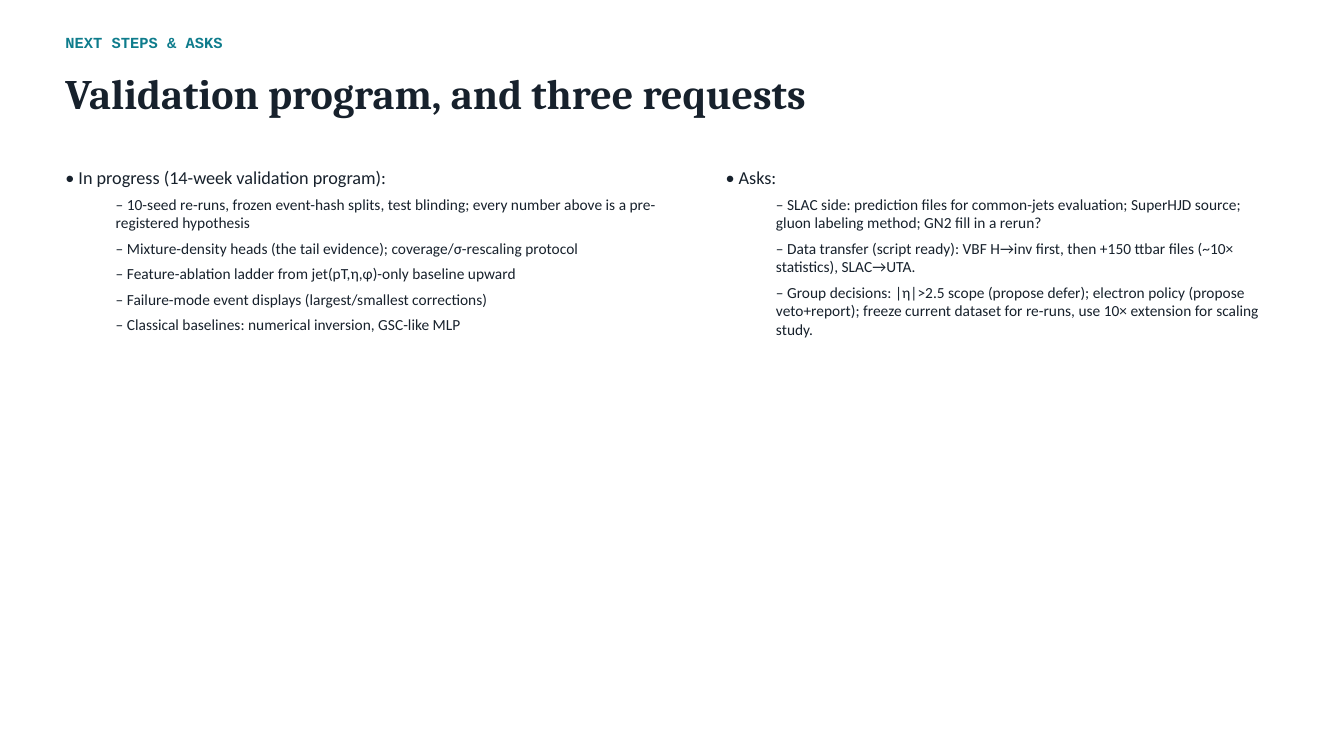
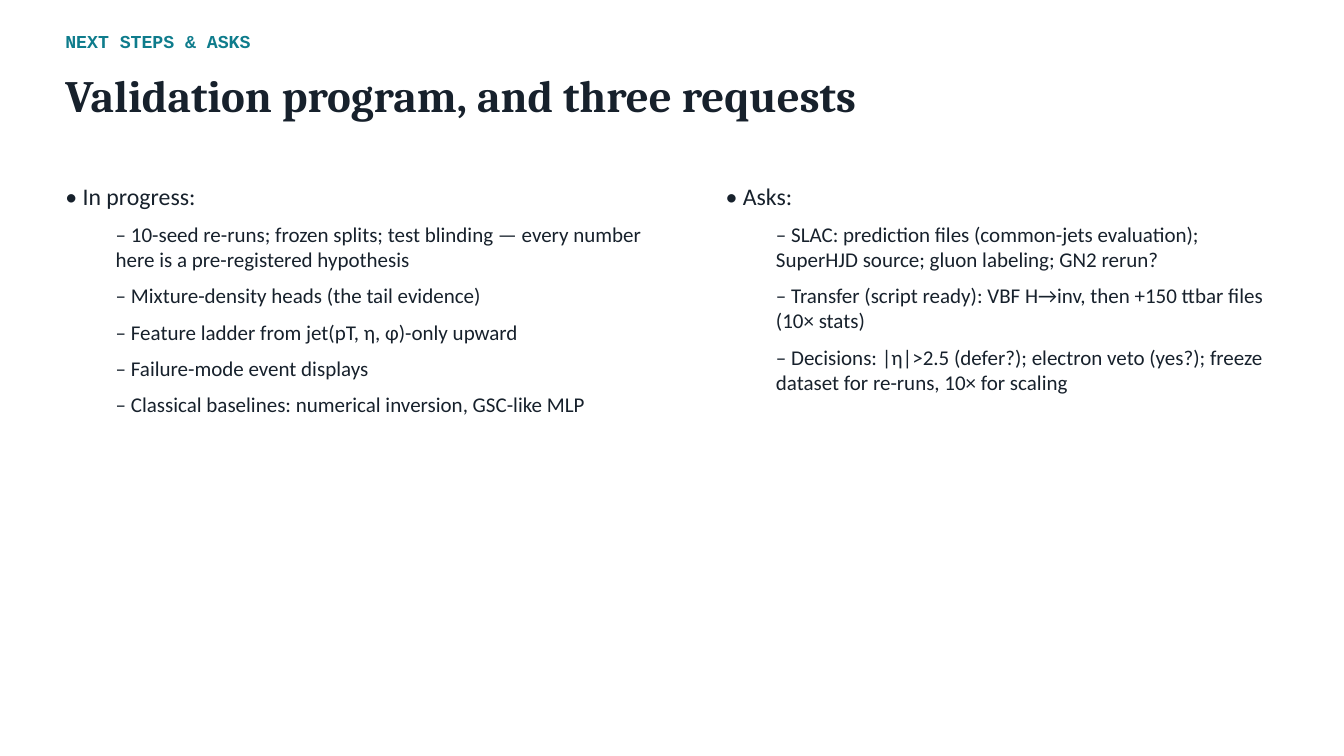
Before and after one commit to afarbin/DetectorFoundationModel, a slide deck: slide 21 of talks/2026-08-26-group-meeting/DFM_group_meeting.pptx (slide 16 before the commit). Drawn at 1344x756 pixels with LibreOffice and Linux fonts; fonts in the diff are those of the drawing. Boxes give left, top, right and bottom in pixels: in the first picture for what was removed or moved away, otherwise in the second. Text is boxed around its words. In the diff, an @@ line names an element or a change of style, - is before the commit and + after.

```diff
--- a/talks/2026-08-26-group-meeting/DFM_group_meeting.pptx
+++ b/talks/2026-08-26-group-meeting/DFM_group_meeting.pptx
@@ text "NEXT STEPS & ASKS" at <box>65,36,251,48</box>: size 11 to 13 pt @@
@@ text "Validation program, and three requests" at <box>65,80,856,122</box>: size 30 to 32 pt @@
@@ text "• In progress:": place and size @@
-text "• In progress:" at <box>78,171,656,332</box>
+text "• In progress:" at <box>83,189,641,415</box>
@@ text "• Asks:": place and size @@
-text "• Asks:" at <box>739,171,1258,338</box>
+text "• Asks:" at <box>743,188,1263,394</box>
@@ text at <box>83,189,641,380</box>: text changed; size 11 to 15 pt @@
-• In progress (14-week validation program):
-  – 10-seed re-runs, frozen event-hash splits, test blinding; every number above is a pre-registered hypothesis
-  – Mixture-density heads (the tail evidence); coverage/σ-rescaling protocol
-  – Feature-ablation ladder from jet(pT,η,φ)-only baseline upward
-  – Failure-mode event displays (largest/smallest corrections)
+• In progress:
+  – 10-seed re-runs; frozen splits; test blinding — every number here is a pre-registered hypothesis
+  – Mixture-density heads (the tail evidence)
+  – Feature ladder from jet(pT, η, φ)-only upward
+  – Failure-mode event displays
@@ text at <box>743,188,792,205</box>: size 13 to 17 pt in "• Asks:"; more space between paragraphs @@
@@ text at <box>776,227,1263,394</box>: text changed; size 11 to 15 pt @@
-  – SLAC side: prediction files for common-jets evaluation; SuperHJD source; gluon labeling method; GN2 fill in a rerun?
-  – Data transfer (script ready): VBF H→inv first, then +150 ttbar files (~10× statistics), SLAC→UTA.
-  – Group decisions: |η|>2.5 scope (propose defer); electron policy (propose veto+report); freeze current dataset for re-runs, use 10× extension for scaling study.
+  – SLAC: prediction files (common-jets evaluation); SuperHJD source; gluon labeling; GN2 rerun?
+  – Transfer (script ready): VBF H→inv, then +150 ttbar files (10× stats)
+  – Decisions: |η|>2.5 (defer?); electron veto (yes?); freeze dataset for re-runs, 10× for scaling
@@ text at <box>131,397,585,415</box>: size 11 to 15 pt in "– Classical baselines: numerical inversion, GSC-like MLP"; more space between paragraphs @@
```
Also in this commit, not shown: 15 other slides changed, 5 slides added.
